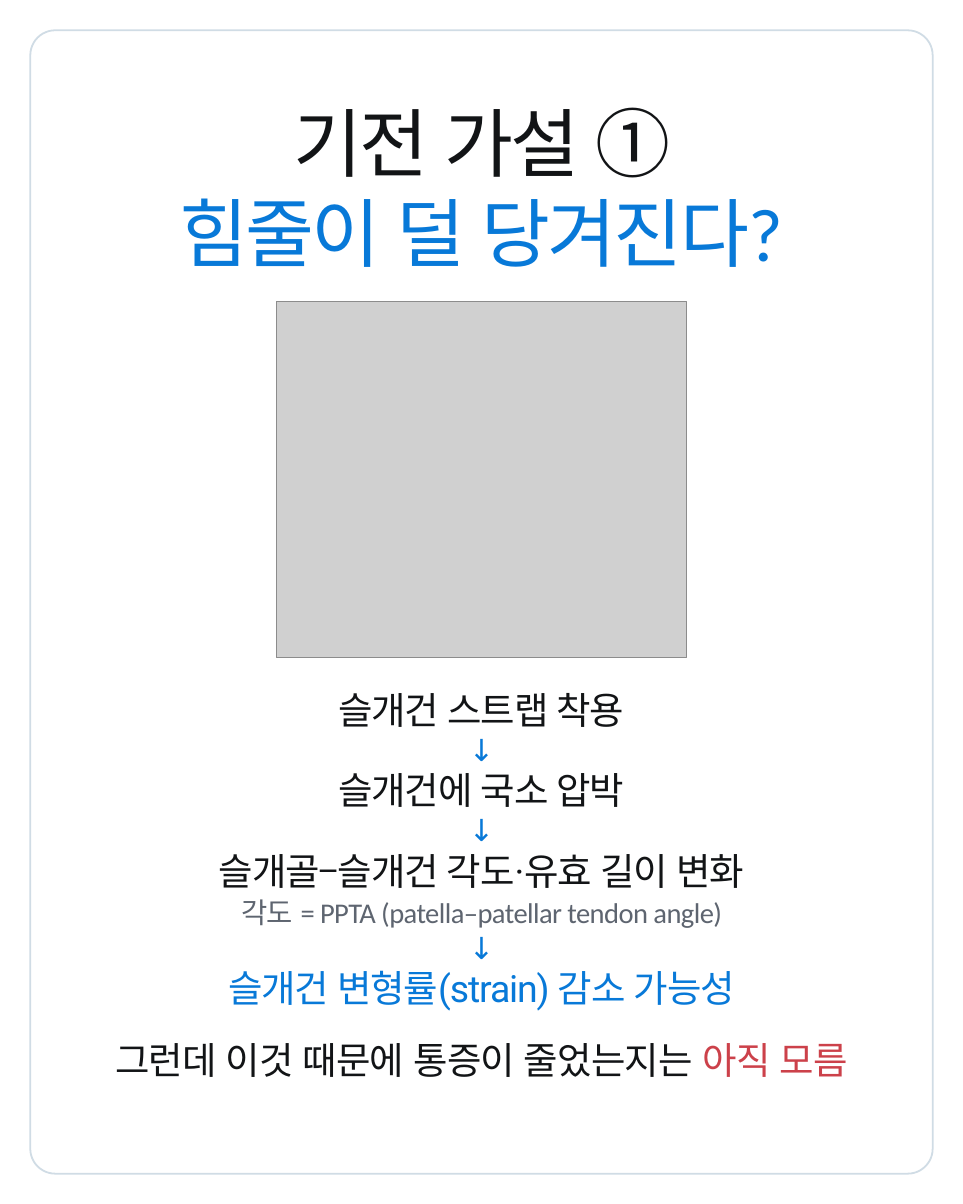
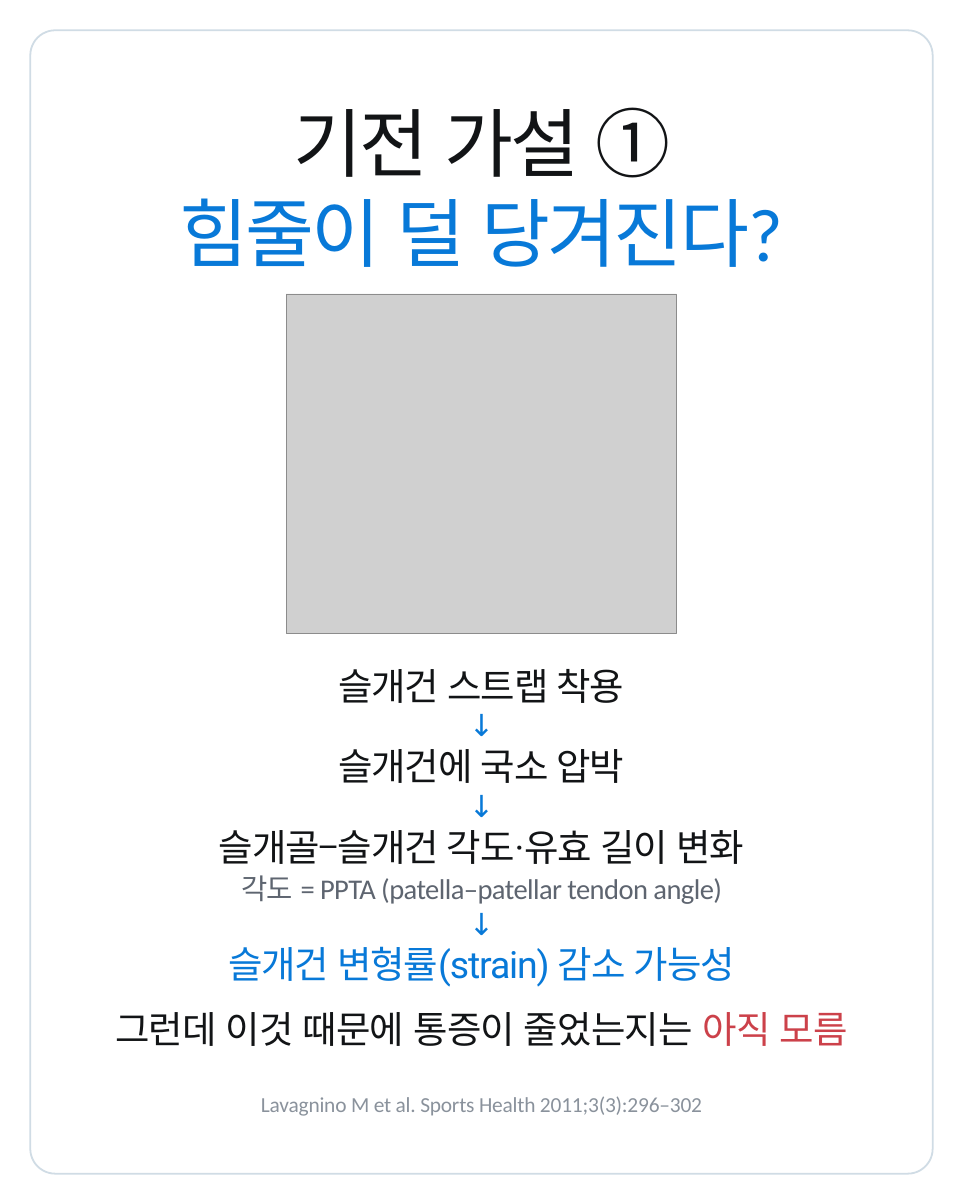
Before and after one commit to js920915-cyber/New-box, a slide deck: slide 4 of content/patellar-strap-runners/adobe-express/patellar-strap-runners-express.pptx. Drawn at 963x1204 pixels with LibreOffice and Linux fonts; fonts in the diff are those of the drawing; grey boxes stand for pictures. Boxes give left, top, right and bottom in pixels: in the first picture for what was removed or moved away, otherwise in the second. Text is boxed around its words. In the diff, an @@ line names an element or a change of style, - is before the commit and + after.

```diff
--- a/content/patellar-strap-runners/adobe-express/patellar-strap-runners-express.pptx
+++ b/content/patellar-strap-runners/adobe-express/patellar-strap-runners-express.pptx
@@ picture resized from (x1=276, y1=301, x2=687, y2=658) to (x1=286, y1=294, x2=676, y2=633) @@
@@ 8 texts moved together from (x1=219, y1=693, x2=744, y2=1011) to (x1=219, y1=669, x2=744, y2=987) @@
@@ text "그런데 이것 때문에 통증이 줄었는지는 ..." moved from (x1=115, y1=1043, x2=848, y2=1077) to (x1=115, y1=1012, x2=848, y2=1046) @@
@@ text added at (x1=261, y1=1096, x2=702, y2=1116), 18 pt, text #8A929C @@
+Lavagnino M et al. Sports Health 2011;3(3):296–302
```
Also in this commit, not shown: 5 other slides changed, 41 other files.
